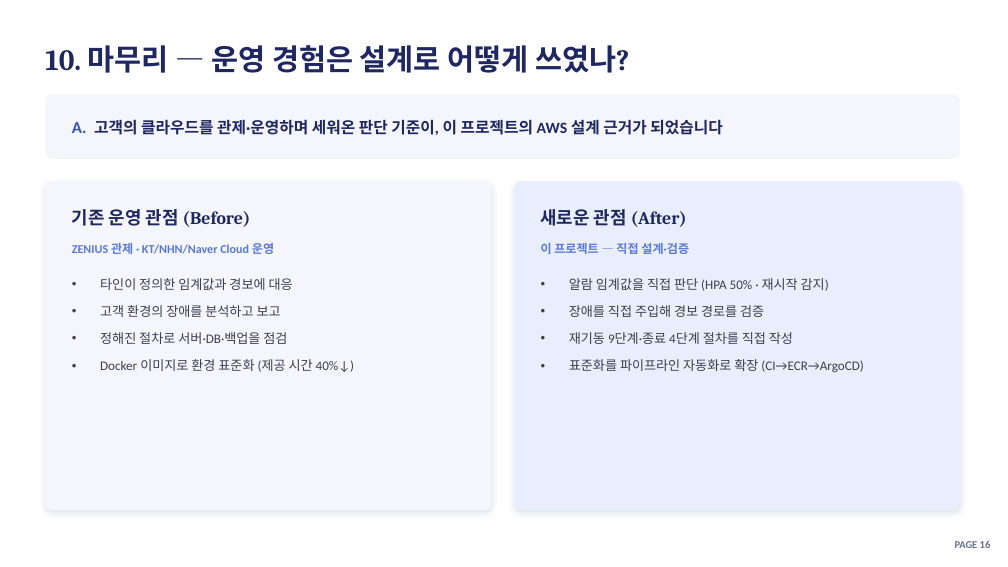
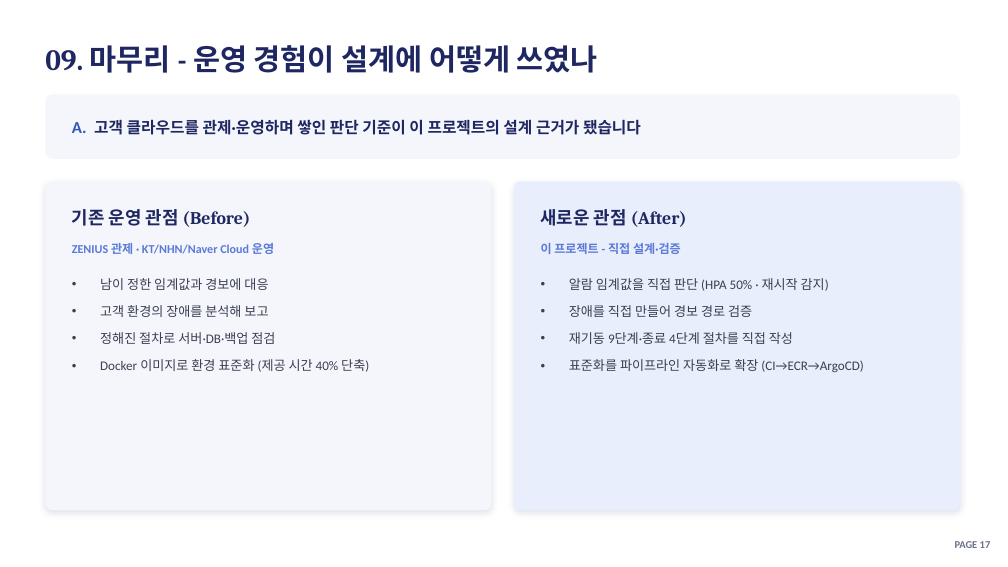
Before and after one commit to soc05272/eks-gitops-portfolio, a slide deck: slide 17 of docs/presentation.pptx (slide 18 before the commit). Drawn at 1008x567 pixels with LibreOffice and Linux fonts; fonts in the diff are those of the drawing. Boxes give left, top, right and bottom in pixels: in the first picture for what was removed or moved away, otherwise in the second. Text is boxed around its words. In the diff, an @@ line names an element or a change of style, - is before the commit and + after.

```diff
--- a/docs/presentation.pptx
+++ b/docs/presentation.pptx
@@ text at [45, 45, 598, 73]: text changed @@
-10. 마무리 — 운영 경험은 설계로 어떻게 쓰였나?
+09. 마무리 - 운영 경험이 설계에 어떻게 쓰였나
@@ text at [72, 119, 641, 135]: text changed @@
-A. 고객의 클라우드를 관제·운영하며 세워온 판단 기준이, 이 프로젝트의 AWS 설계 근거가 되었습니다
+A. 고객 클라우드를 관제·운영하며 쌓인 판단 기준이 이 프로젝트의 설계 근거가 됐습니다
@@ text at [541, 243, 681, 254]: text changed @@
-이 프로젝트 — 직접 설계·검증
+이 프로젝트 - 직접 설계·검증
@@ text at [100, 278, 369, 372]: text changed @@
-• 타인이 정의한 임계값과 경보에 대응
-• 고객 환경의 장애를 분석하고 보고
-• 정해진 절차로 서버·DB·백업을 점검
-• Docker 이미지로 환경 표준화 (제공 시간 40%↓)
+• 남이 정한 임계값과 경보에 대응
+• 고객 환경의 장애를 분석해 보고
+• 정해진 절차로 서버·DB·백업 점검
+• Docker 이미지로 환경 표준화 (제공 시간 40% 단축)
@@ text at [569, 305, 752, 317]: text changed @@
-• 장애를 직접 주입해 경보 경로를 검증
+• 장애를 직접 만들어 경보 경로 검증
@@ text at [955, 541, 991, 548]: text changed @@
-PAGE 16
+PAGE 17
```
Also in this commit, not shown: 18 other slides changed, 1 slide removed, 3 other files.
